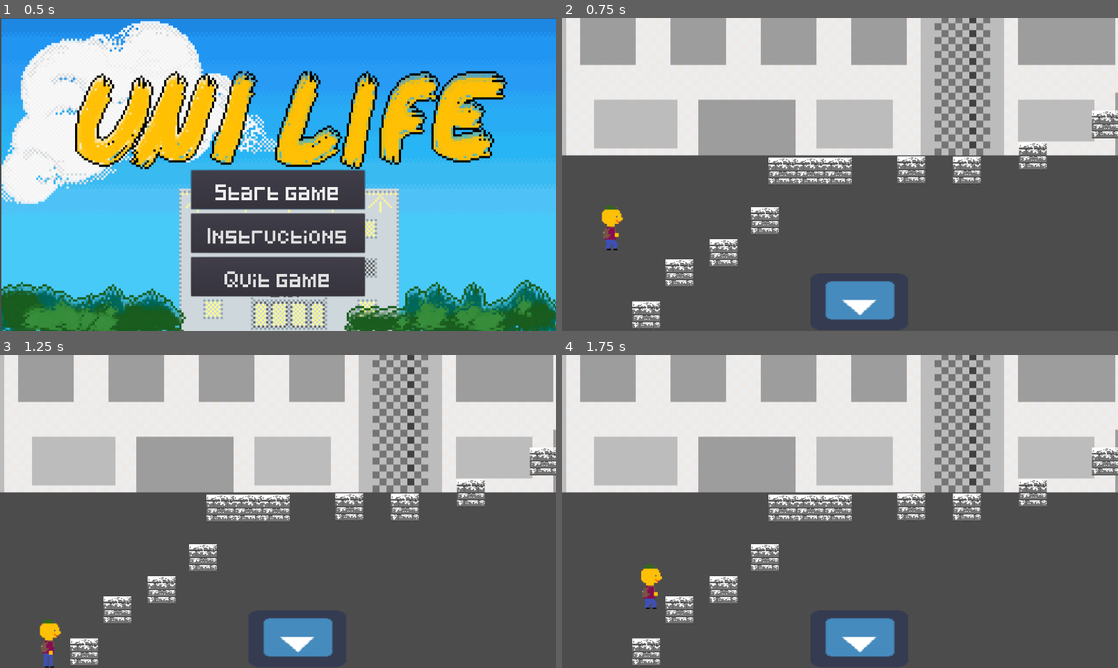
Above: before the commit, frames 1-4 (two rows, left to right).
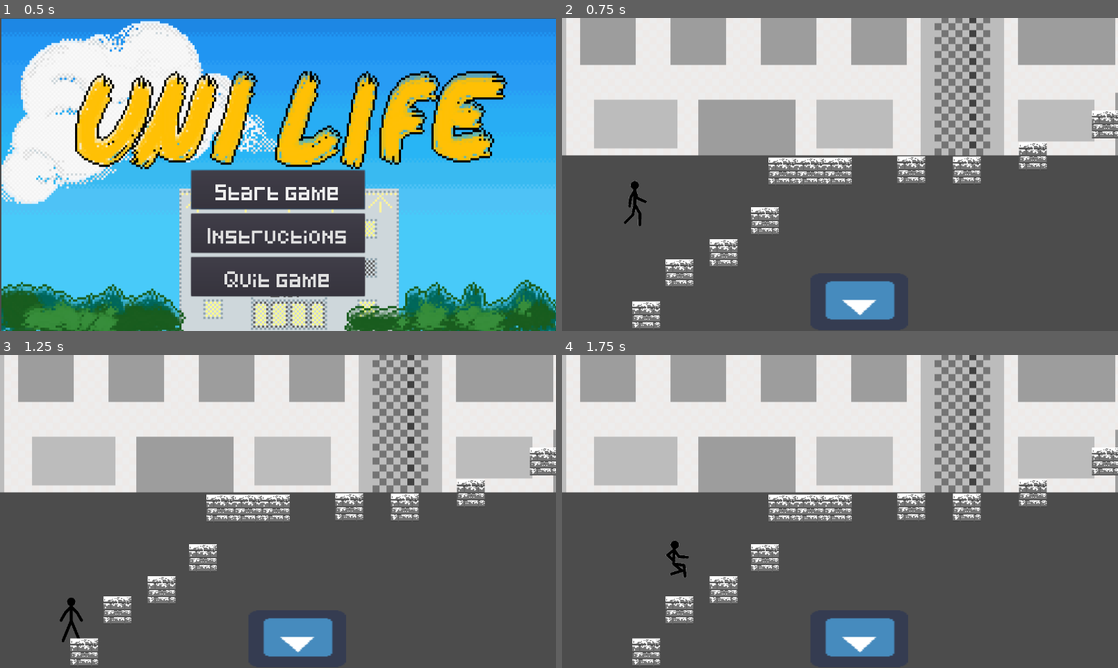
Above: after the commit, the same moments.

Repository: toniemin/uni-life-game
Game: Godot game, scene res://scenes/MainMenu.tscn
Two runs of this game, one before a commit and one after it. Both use one fixed random seed, a clock stepped at 60 frames per second and the inputs below. The engine's default icon, where the game draws it, is replaced by a stand-in: a white triangle on a blue panel in a dark square.
Inputs:
- Up to frame 1 (0.5 s): no input
- Up to frame 2 (0.75 s): click "Start game" at 0.5 s
- Up to frame 3 (1.25 s): no input
- Up to frame 4 (1.75 s): hold Right (ui_right) from 1.28 s (still down); hold Up (ui_up) from 1.28 s (still down)

Frame 1 is identical in both runs. In frame 2, 0.5% of the frame differs, in the area x 7-16%, y 52-75%; in frame 3, 0.5%, in the area x 7-15%, y 77-100%; in frame 4, 0.5%.

Commit message:
Same as last one.

Diff:
--- a/New Game Project/scenes/Player.tscn
+++ b/New Game Project/scenes/Player.tscn
@@ -1,12 +1,26 @@
-[gd_scene load_steps=10 format=2]
+[gd_scene load_steps=24 format=2]
 
 [ext_resource path="res://scripts/KinematicBody2D.gd" type="Script" id=1]
-[ext_resource path="res://player sprites/idle.png" type="Texture" id=2]
-[ext_resource path="res://player sprites/walk3.png" type="Texture" id=3]
-[ext_resource path="res://player sprites/walk2.png" type="Texture" id=4]
-[ext_resource path="res://player sprites/walk4.png" type="Texture" id=5]
-[ext_resource path="res://player sprites/jump1.png" type="Texture" id=6]
-[ext_resource path="res://Sounds and music/jump.ogg" type="AudioStream" id=7]
+[ext_resource path="res://animations/player_idle/player_idle0.png" type="Texture" id=2]
+[ext_resource path="res://animations/player_run/player_run00.png" type="Texture" id=3]
+[ext_resource path="res://animations/player_run/player_run01.png" type="Texture" id=4]
+[ext_resource path="res://animations/player_run/player_run02.png" type="Texture" id=5]
+[ext_resource path="res://animations/player_run/player_run03.png" type="Texture" id=6]
+[ext_resource path="res://animations/player_run/player_run04.png" type="Texture" id=7]
+[ext_resource path="res://animations/player_run/player_run05.png" type="Texture" id=8]
+[ext_resource path="res://animations/player_run/player_run06.png" type="Texture" id=9]
+[ext_resource path="res://animations/player_run/player_run07.png" type="Texture" id=10]
+[ext_resource path="res://animations/player_run/player_run08.png" type="Texture" id=11]
+[ext_resource path="res://animations/player_run/player_run09.png" type="Texture" id=12]
+[ext_resource path="res://animations/player_run/player_run10.png" type="Texture" id=13]
+[ext_resource path="res://animations/player_jump/player_jump0.png" type="Texture" id=14]
+[ext_resource path="res://animations/player_jump/player_jump1.png" type="Texture" id=15]
+[ext_resource path="res://animations/player_jump/player_jump2.png" type="Texture" id=16]
+[ext_resource path="res://animations/player_jump/player_jump3.png" type="Texture" id=17]
+[ext_resource path="res://animations/player_jump/player_jump4.png" type="Texture" id=18]
+[ext_resource path="res://animations/player_jump/player_jump5.png" type="Texture" id=19]
+[ext_resource path="res://animations/player_jump/player_jump6.png" type="Texture" id=20]
+[ext_resource path="res://Sounds and music/jump.ogg" type="AudioStream" id=21]
 
 [sub_resource type="SpriteFrames" id=1]
 
@@ -16,15 +30,15 @@
 "name": "idle",
 "speed": 5.0
 }, {
-"frames": [ ExtResource( 3 ), ExtResource( 4 ), ExtResource( 5 ) ],
+"frames": [ ExtResource( 3 ), ExtResource( 4 ), ExtResource( 5 ), ExtResource( 6 ), ExtResource( 7 ), ExtResource( 8 ), ExtResource( 9 ), ExtResource( 10 ), ExtResource( 11 ), ExtResource( 12 ), ExtResource( 13 ) ],
 "loop": true,
-"name": "walk",
-"speed": 5.0
+"name": "run",
+"speed": 10.0
 }, {
-"frames": [ ExtResource( 6 ) ],
-"loop": true,
+"frames": [ ExtResource( 14 ), ExtResource( 15 ), ExtResource( 16 ), ExtResource( 17 ), ExtResource( 18 ), ExtResource( 19 ), ExtResource( 20 ) ],
+"loop": false,
 "name": "jump",
-"speed": 5.0
+"speed": 12.0
 } ]
 
 [sub_resource type="RectangleShape2D" id=2]
@@ -34,38 +48,45 @@
 
 [node name="Player" type="KinematicBody2D"]
 
-position = Vector2( 642.999, 361.261 )
+position = Vector2( 164, 1988 )
 input_pickable = false
 collision_layer = 1
 collision_mask = 1
 collision/safe_margin = 0.08
 script = ExtResource( 1 )
-_sections_unfolded = [ "Transform", "Z Index" ]
+_sections_unfolded = [ "Collision", "Transform", "Z Index" ]
 __meta__ = {
 "_edit_group_": true
 }
 
 [node name="Sprite" type="AnimatedSprite" parent="." index="0"]
 
+scale = Vector2( 0.5, 0.5 )
 frames = SubResource( 1 )
-animation = "walk"
-frame = 2
+animation = "run"
+_sections_unfolded = [ "Transform" ]
 
-[node name="CollisionShape2D" type="CollisionShape2D" parent="." index="1"]
+[node name="CollisionNormal" type="CollisionShape2D" parent="." index="1"]
 
 shape = SubResource( 2 )
-_sections_unfolded = [ "Transform" ]
 
-[node name="Camera2D" type="Camera2D" parent="." index="2"]
+[node name="CollisionJump" type="CollisionShape2D" parent="." index="2"]
 
+position = Vector2( 0, -0.999968 )
+scale = Vector2( 1, 0.483333 )
+shape = SubResource( 2 )
+
+[node name="Camera2D" type="Camera2D" parent="." index="3"]
+
+position = Vector2( 54.15, 2.84985 )
 anchor_mode = 1
 rotating = false
 current = true
 zoom = Vector2( 1, 1 )
-limit_left = -10000000
-limit_top = -10000000
-limit_right = 10000000
-limit_bottom = 10000000
+limit_left = 0
+limit_top = 0
+limit_right = 4096
+limit_bottom = 2304
 limit_smoothed = false
 drag_margin_h_enabled = false
 drag_margin_v_enabled = false
@@ -80,14 +101,13 @@
 editor_draw_screen = true
 editor_draw_limits = false
 editor_draw_drag_margin = false
+_sections_unfolded = [ "Limit", "Transform" ]
 
-[node name="jumpsound" type="AudioStreamPlayer" parent="." index="3"]
+[node name="jumpsound" type="AudioStreamPlayer" parent="." index="4"]
 
-pause_mode = 1
-stream = ExtResource( 7 )
+stream = ExtResource( 21 )
 volume_db = 0.0
 pitch_scale = 1.0
 autoplay = false
 mix_target = 0
 bus = "Master"
-_sections_unfolded = [ "Pause" ]
--- a/New Game Project/scenes/newworld.tscn
+++ b/New Game Project/scenes/newworld.tscn
@@ -1,7 +1,8 @@
 [gd_scene load_steps=3 format=2]
 
-[ext_resource path="res://scenes/Player.tscn" type="PackedScene" id=1]
+[ext_resource path="res://scenes/Player_old.tscn" type="PackedScene" id=1]
 [ext_resource path="res://scenes/soundnode.tscn" type="PackedScene" id=2]
+
 
 
 [node name="world" type="Node"]
--- a/New Game Project/scenes/testworld (2).tscn
+++ b/New Game Project/scenes/testworld (2).tscn
@@ -1,109 +1,21 @@
-[gd_scene load_steps=17 format=2]
+[gd_scene load_steps=9 format=2]
 
-[ext_resource path="res://scripts/KinematicBody2D.gd" type="Script" id=1]
-[ext_resource path="res://player sprites/idle.png" type="Texture" id=2]
-[ext_resource path="res://player sprites/walk3.png" type="Texture" id=3]
-[ext_resource path="res://player sprites/walk2.png" type="Texture" id=4]
-[ext_resource path="res://player sprites/walk4.png" type="Texture" id=5]
-[ext_resource path="res://player sprites/jump1.png" type="Texture" id=6]
-[ext_resource path="res://Sounds and music/jump.ogg" type="AudioStream" id=7]
-[ext_resource path="res://background images/pixil-frame-0 (7).png" type="Texture" id=8]
-[ext_resource path="res://snow tile.tscn" type="PackedScene" id=9]
-[ext_resource path="res://scenes/soundnode.tscn" type="PackedScene" id=10]
-[ext_resource path="res://floor.tscn" type="PackedScene" id=11]
-[ext_resource path="res://scenes/nextworld.gd" type="Script" id=12]
-[ext_resource path="res://icon.png" type="Texture" id=13]
-
-[sub_resource type="SpriteFrames" id=1]
-
-animations = [ {
-"frames": [ ExtResource( 2 ) ],
-"loop": true,
-"name": "idle",
-"speed": 5.0
-}, {
-"frames": [ ExtResource( 3 ), ExtResource( 4 ), ExtResource( 5 ) ],
-"loop": true,
-"name": "walk",
-"speed": 5.0
-}, {
-"frames": [ ExtResource( 6 ) ],
-"loop": true,
-"name": "jump",
-"speed": 5.0
-} ]
-
-[sub_resource type="RectangleShape2D" id=2]
-
-custom_solver_bias = 0.0
-extents = Vector2( 25, 57 )
+[ext_resource path="res://scenes/Player.tscn" type="PackedScene" id=1]
+[ext_resource path="res://background images/pixil-frame-0 (7).png" type="Texture" id=2]
+[ext_resource path="res://snow tile.tscn" type="PackedScene" id=3]
+[ext_resource path="res://scenes/soundnode.tscn" type="PackedScene" id=4]
+[ext_resource path="res://floor.tscn" type="PackedScene" id=5]
+[ext_resource path="res://scenes/nextworld.gd" type="Script" id=6]
+[ext_resource path="res://icon.png" type="Texture" id=7]
 
 [sub_resource type="RectangleShape2D" id=3]
 
 custom_solver_bias = 0.0
 extents = Vector2( 6.3537, 10 )
 
-[node name="world" type="Node" index="0"]
+[node name="world" type="Node"]
 
-[node name="Player" type="KinematicBody2D" parent="." index="0"]
-
-position = Vector2( 115.552, 2048.34 )
-input_pickable = false
-collision_layer = 1
-collision_mask = 1
-collision/safe_margin = 0.08
-script = ExtResource( 1 )
-_sections_unfolded = [ "Transform", "Z Index" ]
-__meta__ = {
-"_edit_group_": true
-}
-
-[node name="Sprite" type="AnimatedSprite" parent="Player" index="0"]
-
-frames = SubResource( 1 )
-animation = "walk"
-frame = 2
-
-[node name="CollisionShape2D" type="CollisionShape2D" parent="Player" index="1"]
-
-shape = SubResource( 2 )
-_sections_unfolded = [ "Transform" ]
-
-[node name="Camera2D" type="Camera2D" parent="Player" index="2"]
-
-position = Vector2( 54.15, 2.84985 )
-anchor_mode = 1
-rotating = false
-current = true
-zoom = Vector2( 1, 1 )
-limit_left = 0
-limit_top = 0
-limit_right = 4096
-limit_bottom = 2304
-limit_smoothed = false
-drag_margin_h_enabled = false
-drag_margin_v_enabled = false
-smoothing_enabled = false
-smoothing_speed = 5.0
-offset_v = 0.0
-offset_h = 0.0
-drag_margin_left = 0.2
-drag_margin_top = 0.2
-drag_margin_right = 0.2
-drag_margin_bottom = 0.2
-editor_draw_screen = true
-editor_draw_limits = false
-editor_draw_drag_margin = false
-_sections_unfolded = [ "Limit", "Transform" ]
-
-[node name="jumpsound" type="AudioStreamPlayer" parent="Player" index="3"]
-
-stream = ExtResource( 7 )
-volume_db = 0.0
-pitch_scale = 1.0
-autoplay = false
-mix_target = 0
-bus = "Master"
+[node name="Player" parent="." index="0" instance=ExtResource( 1 )]
 
 [node name="ParallaxBackground" type="ParallaxBackground" parent="." index="1"]
 
--- a/New Game Project/scenes/world2.tscn
+++ b/New Game Project/scenes/world2.tscn
@@ -1,109 +1,17 @@
-[gd_scene load_steps=13 format=2]
+[gd_scene load_steps=5 format=2]
 
-[ext_resource path="res://scripts/KinematicBody2D.gd" type="Script" id=1]
-[ext_resource path="res://player sprites/idle.png" type="Texture" id=2]
-[ext_resource path="res://player sprites/walk3.png" type="Texture" id=3]
-[ext_resource path="res://player sprites/walk2.png" type="Texture" id=4]
-[ext_resource path="res://player sprites/walk4.png" type="Texture" id=5]
-[ext_resource path="res://player sprites/jump1.png" type="Texture" id=6]
-[ext_resource path="res://Sounds and music/jump.ogg" type="AudioStream" id=7]
-[ext_resource path="res://background images/bluecity.png" type="Texture" id=8]
-[ext_resource path="res://snow tile.tscn" type="PackedScene" id=9]
+[ext_resource path="res://background images/bluecity.png" type="Texture" id=1]
+[ext_resource path="res://snow tile.tscn" type="PackedScene" id=2]
+[ext_resource path="res://scenes/Player.tscn" type="PackedScene" id=3]
 
-[sub_resource type="SpriteFrames" id=1]
-
-animations = [ {
-"frames": [ ExtResource( 2 ) ],
-"loop": true,
-"name": "idle",
-"speed": 5.0
-}, {
-"frames": [ ExtResource( 3 ), ExtResource( 4 ), ExtResource( 5 ) ],
-"loop": true,
-"name": "walk",
-"speed": 5.0
-}, {
-"frames": [ ExtResource( 6 ) ],
-"loop": true,
-"name": "jump",
-"speed": 5.0
-} ]
-
-[sub_resource type="RectangleShape2D" id=2]
-
-custom_solver_bias = 0.0
-extents = Vector2( 25, 57 )
-
-[sub_resource type="RectangleShape2D" id=3]
+[sub_resource type="RectangleShape2D" id=1]
 
 custom_solver_bias = 0.0
 extents = Vector2( 578.925, 10 )
 
-[node name="world2" type="Node"]
+[node name="world2" type="Node" index="0"]
 
-[node name="Player" type="KinematicBody2D" parent="." index="0"]
-
-position = Vector2( 82.597, 1982.33 )
-input_pickable = false
-collision_layer = 1
-collision_mask = 1
-collision/safe_margin = 0.08
-script = ExtResource( 1 )
-_sections_unfolded = [ "Transform", "Z Index" ]
-__meta__ = {
-"_edit_group_": true
-}
-
-[node name="Sprite" type="AnimatedSprite" parent="Player" index="0"]
-
-frames = SubResource( 1 )
-animation = "walk"
-frame = 2
-
-[node name="CollisionShape2D" type="CollisionShape2D" parent="Player" index="1"]
-
-shape = SubResource( 2 )
-_sections_unfolded = [ "Transform" ]
-
-[node name="Camera2D" type="Camera2D" parent="Player" index="2"]
-
-position = Vector2( 54, 2 )
-anchor_mode = 1
-rotating = false
-current = true
-zoom = Vector2( 1, 1 )
-limit_left = 0
-limit_top = 0
-limit_right = 3840
-limit_bottom = 2160
-limit_smoothed = false
-drag_margin_h_enabled = false
-drag_margin_v_enabled = false
-smoothing_enabled = false
-smoothing_speed = 5.0
-offset_v = 0.0
-offset_h = 0.0
-drag_margin_left = 0.2
-drag_margin_top = 0.2
-drag_margin_right = 0.2
-drag_margin_bottom = 0.2
-editor_draw_screen = true
-editor_draw_limits = false
-editor_draw_drag_margin = false
-_sections_unfolded = [ "Offset", "Transform" ]
-
-[node name="jumpsound" type="AudioStreamPlayer" parent="Player" index="3"]
-
-pause_mode = 1
-stream = ExtResource( 7 )
-volume_db = 0.0
-pitch_scale = 1.0
-autoplay = false
-mix_target = 0
-bus = "Master"
-_sections_unfolded = [ "Pause" ]
-
-[node name="floor" type="StaticBody2D" parent="." index="1"]
+[node name="floor" type="StaticBody2D" parent="." index="0"]
 
 position = Vector2( 2048.55, 2160.07 )
 scale = Vector2( 3.92641, 1 )
@@ -122,9 +30,9 @@
 
 [node name="CollisionShape2D" type="CollisionShape2D" parent="floor" index="1"]
 
-shape = SubResource( 3 )
+shape = SubResource( 1 )
 
-[node name="ParallaxBackground" type="ParallaxBackground" parent="." index="2"]
+[node name="ParallaxBackground" type="ParallaxBackground" parent="." index="1"]
 
 layer = -1
 offset = Vector2( 0, 0 )
@@ -152,7 +60,9 @@
 
 modulate = Color( 0.249985, 0.288439, 0.496094, 1 )
 position = Vector2( 1921.42, 1218.31 )
-texture = ExtResource( 8 )
+texture = ExtResource( 1 )
 _sections_unfolded = [ "Visibility" ]
 
-[node name="snow tile" parent="." index="3" instance=ExtResource( 9 )]
+[node name="snow tile" parent="." index="2" instance=ExtResource( 2 )]
+
+[node name="Player" parent="." index="3" instance=ExtResource( 3 )]
--- a/New Game Project/scripts/KinematicBody2D.gd
+++ b/New Game Project/scripts/KinematicBody2D.gd
@@ -1,32 +1,46 @@
 extends KinematicBody2D
+
+signal clip
 
 const UP = Vector2(0, -1)
 const GRAVITY = 20
 const SPEED = 200
-const JUMP_HEIGHT = -550
+const JUMP_HEIGHT_HIGH = -550
+const JUMP_HEIGHT_LOW = -275
 var motion = Vector2()
 var jump_sound
+
+var jumping = false
 
 func _physics_process(delta):
 	motion.y += GRAVITY
 
+	#Horizontal movement.
 	if Input.is_action_pressed("ui_right"):
 		motion.x = SPEED
 		$Sprite.flip_h = false
-		$Sprite.play("walk")
+		if is_on_floor():
+			$Sprite.play("run")
 	elif Input.is_action_pressed("ui_left"):
 		motion.x = -SPEED
 		$Sprite.flip_h = true
-		$Sprite.play("walk")
+		if is_on_floor():
+			$Sprite.play("run")
 	else:
 		motion.x = 0
-		$Sprite.play("idle")
-	if is_on_floor():
+		if is_on_floor():
+			$Sprite.play("idle")
 
-		if Input.is_action_pressed("ui_up"):
-			motion.y = JUMP_HEIGHT
-	else:
+	if Input.is_action_just_pressed("ui_up") and is_on_floor():
+		jump_sound.play()
+		motion.y = JUMP_HEIGHT_HIGH #*2
+		jumping = true
 		$Sprite.play("jump")
+	if Input.is_action_just_released("ui_up") and jumping:
+		motion.y = 0
+		jumping = false
+
+
 	motion = move_and_slide(motion, UP)
 
 	position.x = clamp(position.x, 0, 4096)
@@ -38,11 +52,11 @@
 
 func _input(event):
 	if event.is_action_pressed("ui_up"):
-		jump_sound.play()
+		pass#jump_sound.play()
 
 
 	pass
 
 func _process(delta):
 	if Input.is_action_just_pressed("ui_escape"):
-		get_node("PauseMenu").toggleMenu()
+		get_tree().quit()
Not shown: 2 places in New Game Project/scenes/testworld (2).tscn that only renumber resources
